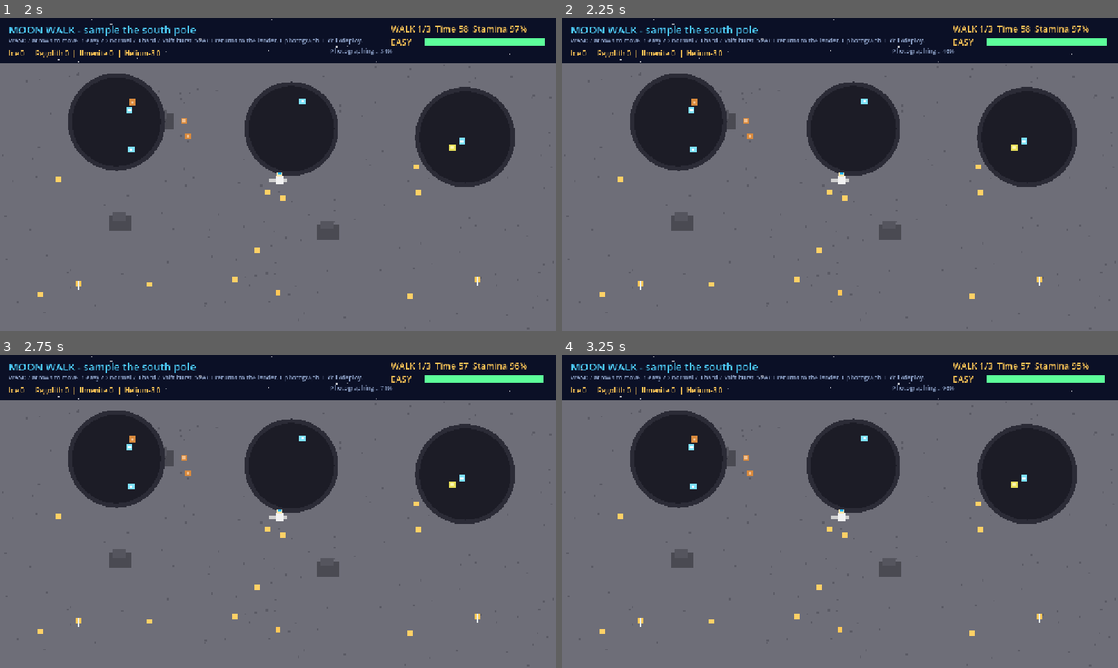
Above: before the commit, frames 1-4 (two rows, left to right).
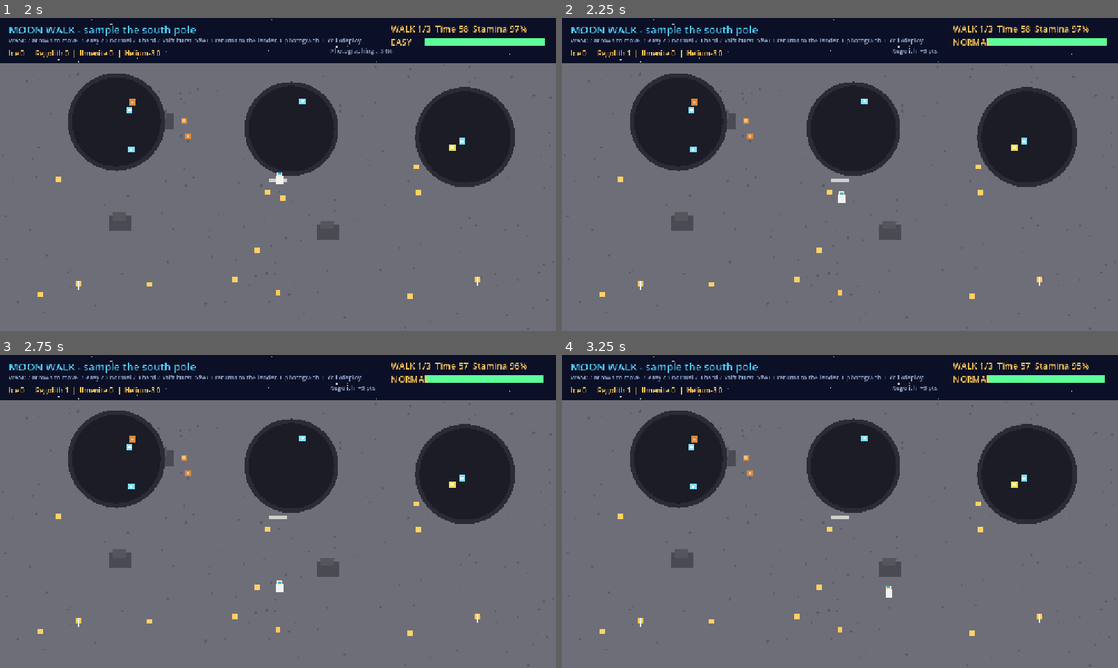
Above: after the commit, the same moments.

Repository: naphatfourt53-crypto/OG-frontier
Game: Godot game, scene res://scenes/explore.tscn
Same seed, same stepped clock (60 frames per second), same inputs: the game is played once before the commit and once after it. This scene is started directly instead of the project's main scene. Sound files missing from this copy of the repository are replaced by a short silence.
Inputs (mouse positions are in pixels of both pictures, inside the frame that each line leads up to):
- Up to frame 1 (2 s): click "CONFIRM >" at 0.5 s; tap Enter (ui_accept) at 1.25, 1.52 s; move the mouse to (400, 158) at 1.27 s; hold D from 1.28 s (still down); hold F from 1.28 s (still down); click (400, 158) at 1.42 s; tap E at 1.55 s
- Up to frame 2 (2.25 s): tap Enter (ui_accept) at 2 s; move the mouse to (728, 190) at 2.02 s; release D at 2.03 s; release F at 2.03 s; hold S from 2.03 s (still down); tap E at 2.1 s
- Up to frame 3 (2.75 s): keep holding S; tap Enter (ui_accept) at 2.27 s; tap F at 2.3 s
- Up to frame 4 (3.25 s): tap Enter (ui_accept) at 2.75 s; move the mouse to (895, 442) at 2.77 s; release S at 2.78 s; hold D from 2.78 s (still down); hold F from 2.78 s (still down); tap E at 3.05 s

Frame 1 is identical in both runs. In frame 2, 0.3% of the frame differs, in the area x 11-78%, y 6-60%; in frame 3, 0.3%, in the area x 11-78%, y 6-76%; in frame 4, 0.3%.

Commit message:
fix(review): burn dead-man timeout, JSON-sourced multipliers, hold-to-hold
Final review fixes (each RED->GREEN):
- midcourse burn now auto-resolves after 2x the hold window if the
  player never presses anything (no more soft-lock)
- document x1.5 / core x2.0 multipliers and the exercise stamina
  penalty now read from data/activities.json instead of hardcoded
  values (helpers _doc_multiplier/_core_multiplier; the capacity
  penalty uses no_exercise_stamina_capacity_penalty_pct)
- hold tasks (document/core/deploy) require the key to stay held;
  release cancels, and a key held after completion no longer chains
  into the next hold

Diff:
--- a/scripts/explore.gd
+++ b/scripts/explore.gd
@@ -43,6 +43,7 @@
 var jettison_open: bool = false
 var keep_flags: Dictionary = {"ice": true, "regolith": true, "ilmenite": true, "helium3": true}
 var _final_reason: String = "The EVA clock ran out."
+var _task_key_was_down: bool = false
 
 const DOC_RANGE := 40.0
 const TASK_RANGE := 60.0
@@ -182,6 +183,14 @@
 	task_hold = 0.0
 
 func _process_hold(delta: float) -> void:
+	var key_ok := Input.is_key_pressed(KEY_F) if hold_kind == "document" else Input.is_key_pressed(KEY_E)
+	if not key_ok:
+		# The task only counts while the key is held; releasing cancels it.
+		info.text = "Cancelled."
+		hold_kind = ""
+		task_hold = 0.0
+		hold_idx = -1
+		return
 	task_hold += delta
 	var pace := "hard" if hold_kind == "core" else "easy"
 	var applied := suit.step(delta, pace, false)
@@ -201,7 +210,7 @@
 		"core":
 			if hold_idx >= 0 and hold_idx < outcrops.size() and not (hold_idx in core_done):
 				core_done.append(hold_idx)
-				var bonus := 2.0 * float(res["regolith"]["pts"])
+				var bonus := _core_multiplier() * float(res["regolith"]["pts"])
 				points += bonus
 				info.text = "Core sample drilled: +%d pts." % int(bonus)
 		"deploy":
@@ -214,20 +223,33 @@
 	hold_idx = -1
 
 func _check_hold_keys() -> void:
-	if Input.is_key_pressed(KEY_E):
-		var site := _nearest_deploy_site(TASK_RANGE)
-		if site >= 0:
-			_start_hold("deploy", site)
-			return
-		var outcrop := _nearest_outcrop(TASK_RANGE)
-		if outcrop >= 0 and "drill" in tools:
-			_start_hold("core", outcrop)
-			return
-	if Input.is_key_pressed(KEY_F):
-		if "camera" in tools:
+	var e_down := Input.is_key_pressed(KEY_E)
+	var f_down := Input.is_key_pressed(KEY_F)
+	if not _task_key_was_down:
+		if e_down:
+			var site := _nearest_deploy_site(TASK_RANGE)
+			if site >= 0:
+				_start_hold("deploy", site)
+				_task_key_was_down = true
+				return
+			var outcrop := _nearest_outcrop(TASK_RANGE)
+			if outcrop >= 0 and "drill" in tools:
+				_start_hold("core", outcrop)
+				_task_key_was_down = true
+				return
+		if f_down and "camera" in tools:
 			var it := _nearest_item(DOC_RANGE)
 			if it >= 0 and not bool(items[it].get("documented", false)):
 				_start_hold("document", it)
+				_task_key_was_down = true
+				return
+	_task_key_was_down = e_down or f_down
+
+func _doc_multiplier() -> float:
+	return float(GameState.activities()["game"]["surface"]["tasks"]["document"]["points_multiplier"])
+
+func _core_multiplier() -> float:
+	return float(GameState.activities()["game"]["surface"]["tasks"]["core"]["points_multiplier"])
 
 # ---------- T18 walk lifecycle ----------
 
@@ -450,7 +472,7 @@
 	for it in items.duplicate():
 		if pl.distance_to(it["pos"]) < PICKUP:
 			items.erase(it)
-			var mult := 1.5 if bool(it.get("documented", false)) else 1.0
+			var mult := _doc_multiplier() if bool(it.get("documented", false)) else 1.0
 			var gained := float(it["pts"]) * mult
 			points += gained
 			counts[it["type"]] += 1
--- a/scripts/flight.gd
+++ b/scripts/flight.gd
@@ -26,6 +26,7 @@
 var nav_status: Label
 var burn_active: bool = false
 var burn_held: float = 0.0
+var burn_elapsed: float = 0.0
 var burn_was_holding: bool = false
 var burn_bar: ColorRect
 var burn_status: Label
@@ -115,6 +116,7 @@
 		_show_activity_result("NAVIGATION SIGHTING", GameState.resolve_nav(acc))
 
 func _process_burn(delta: float) -> void:
+	burn_elapsed += delta
 	var holding := Input.is_key_pressed(KEY_SPACE) or Input.is_mouse_button_pressed(MOUSE_BUTTON_LEFT)
 	var hold_s := float(GameState.activities()["game"]["transit"]["midcourse_correction"]["burn_hold_s"])
 	if holding:
@@ -125,6 +127,9 @@
 		_finish_burn()
 	elif burn_was_holding and not holding and burn_held > 0.0:
 		# Released early: the correction is cut short and the next burn pays for it.
+		_finish_burn()
+	elif burn_held <= 0.0 and burn_elapsed >= hold_s * 2.0:
+		# Dead-man: never pressed - the window passes and the full correction is skipped.
 		_finish_burn()
 	burn_was_holding = holding
 
--- a/scripts/game_state.gd
+++ b/scripts/game_state.gd
@@ -333,7 +333,11 @@
 func stamina_capacity_mult() -> float:
 	if run.is_empty():
 		return 1.0
-	return 1.0 if int(run.get("exercise_hours", 2)) >= 2 else 0.9
+	var crew: Dictionary = activities()["game"]["transit"]["crew_schedule"]
+	var healthy_h := int(crew["exercise_hours_options"].back())
+	if int(run.get("exercise_hours", healthy_h)) >= healthy_h:
+		return 1.0
+	return 1.0 - float(crew["no_exercise_stamina_capacity_penalty_pct"]) / 100.0
 
 # Applied exactly once, after the return coast, if the roll was skipped.
 func apply_roll_damage() -> void:
--- a/tests/smoke_test.gd
+++ b/tests/smoke_test.gd
@@ -267,6 +267,23 @@
 	_check(absf(gs.stamina_capacity_mult() - 0.9) <= 0.001, "0 h exercise -> 0.9 capacity (got %.2f)" % gs.stamina_capacity_mult())
 	gs.set_exercise_hours(2)
 	_check(absf(gs.stamina_capacity_mult() - 1.0) <= 0.001, "2 h exercise -> 1.0 capacity (got %.2f)" % gs.stamina_capacity_mult())
+	# The penalty must come from activities.json, not a hardcoded 0.9.
+	var pct := float(gs.activities()["game"]["transit"]["crew_schedule"]["no_exercise_stamina_capacity_penalty_pct"])
+	gs.set_exercise_hours(0)
+	_check(absf(gs.stamina_capacity_mult() - (1.0 - pct / 100.0)) <= 0.001,
+		"capacity penalty reads activities.json (got %.3f, want %.3f)" % [gs.stamina_capacity_mult(), 1.0 - pct / 100.0])
+	# Dead-man: the midcourse burn must resolve even if the player never presses anything.
+	var flight_packed: PackedScene = load("res://scenes/flight.tscn")
+	_check(flight_packed != null, "flight scene loads for the burn dead-man test")
+	if flight_packed != null:
+		var fnode: Node = flight_packed.instantiate()
+		root.add_child(fnode)
+		fnode.call("show_burn")
+		fnode.call("_process_burn", 7.0)
+		_check(bool(gs.run.get("burn_done", false)), "burn auto-resolves when the player never presses")
+		_check(absf(float(gs.run.get("dv_penalty_m_s", 0.0)) - 6.37) <= 0.01,
+			"skipped burn leaves the full nominal penalty (got %.3f)" % float(gs.run.get("dv_penalty_m_s", 0.0)))
+		fnode.queue_free()
 	# Morale gates event choices: blocked at 0, allowed at 1.
 	gs.reset_all()
 	gs.load_sample_design()
@@ -315,6 +332,16 @@
 		_check(wi3 != null and int(wi3) == 3, "third walk starts at index 3 (got %s)" % str(wi3))
 		node.call("end_walk", "test reason")
 		_check(bool(node.get("in_final")), "walk 3 ends into the final panel")
+		# Hold tasks must require holding: a tap (key never down) cancels.
+		var pts_before: float = float(node.get("points"))
+		node.call("_start_hold", "core", 0)
+		node.call("_process_hold", 2.0)
+		_check(String(node.get("hold_kind")) == "", "hold cancels when the key is not down")
+		_check(absf(float(node.get("points")) - pts_before) <= 0.001, "cancelled hold grants no points")
+		_check(absf(float(node.call("_doc_multiplier")) - float(gs.activities()["game"]["surface"]["tasks"]["document"]["points_multiplier"])) <= 0.001,
+			"document multiplier wired to activities.json")
+		_check(absf(float(node.call("_core_multiplier")) - float(gs.activities()["game"]["surface"]["tasks"]["core"]["points_multiplier"])) <= 0.001,
+			"core multiplier wired to activities.json")
 		node.queue_free()
 	# Sample mass enters dry mass before the return burn.
 	gs.run["dry"] = 100.0
Not shown, changed: .superpowers/sdd/2026-11-15-v0.5.0-phase1-t10-t11-t17-t18/progress.md
